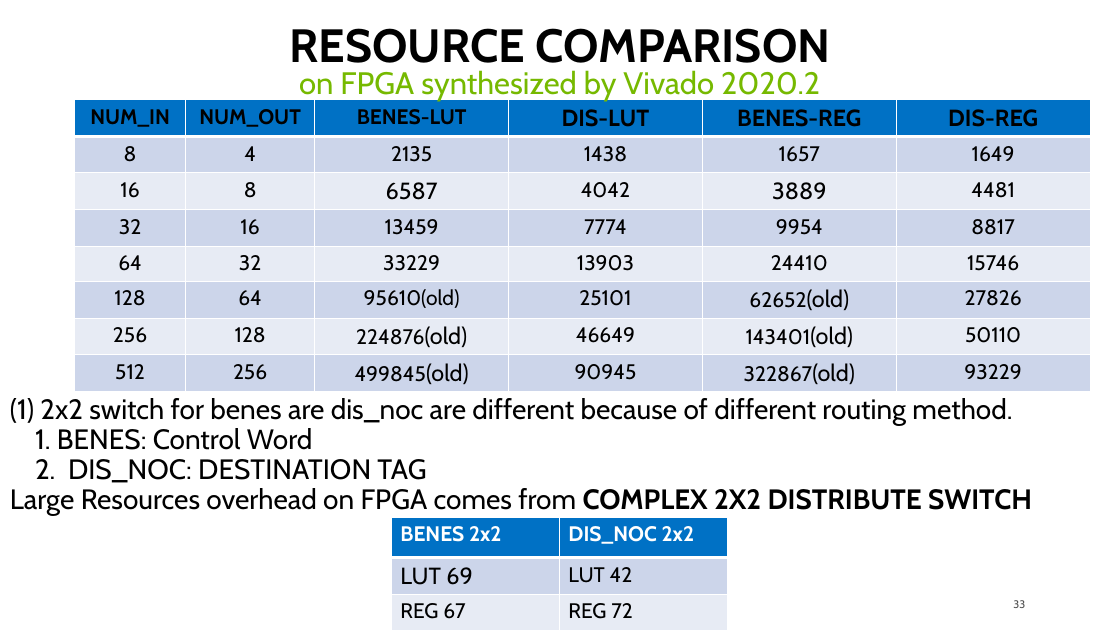
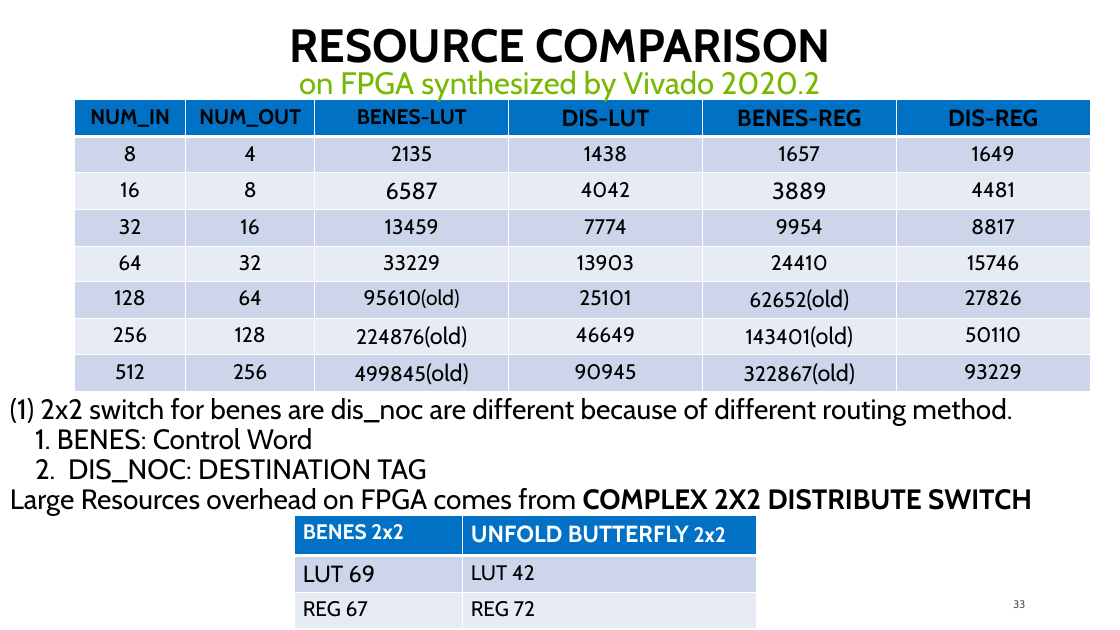
Before and after one commit to georgia-tech-synergy-lab/AcceleratorNoC, a slide deck: slide 33 of microswitch.pptx. Drawn at 1120x630 pixels with LibreOffice and Linux fonts; fonts in the diff are those of the drawing. Boxes give left, top, right and bottom in pixels: in the first picture for what was removed or moved away, otherwise in the second. Text is boxed around its words. In the diff, an @@ line names an element or a change of style, - is before the commit and + after.

```diff
--- a/microswitch.pptx
+++ b/microswitch.pptx
@@ table at <box>294,516,756,629</box> @@
-row 1, column 2: DIS_NOC 2x2
+row 1, column 2: UNFOLD BUTTERFLY 2x2
@@ table: place and size @@
-table at <box>392,518,728,630</box>
+table at <box>294,516,756,629</box>
```
Also in this commit, not shown: 6 other slides changed, 40 other files.
